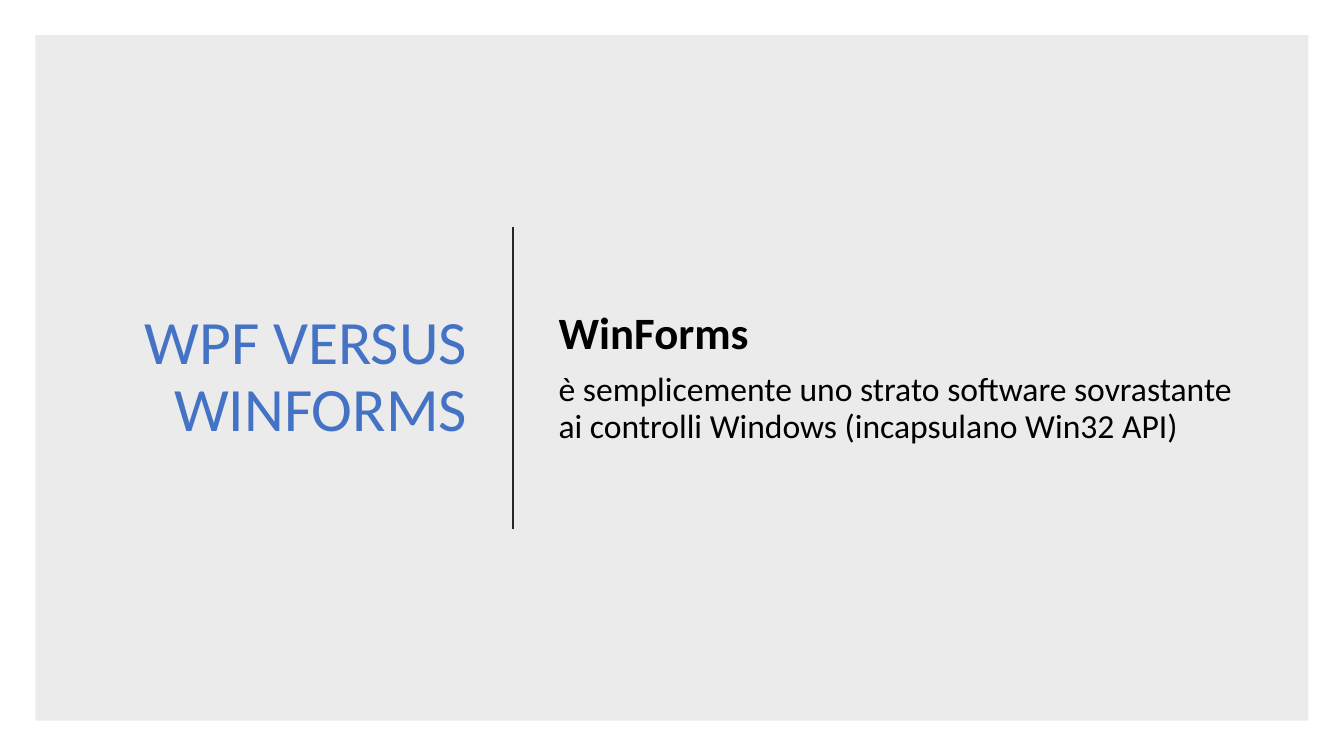
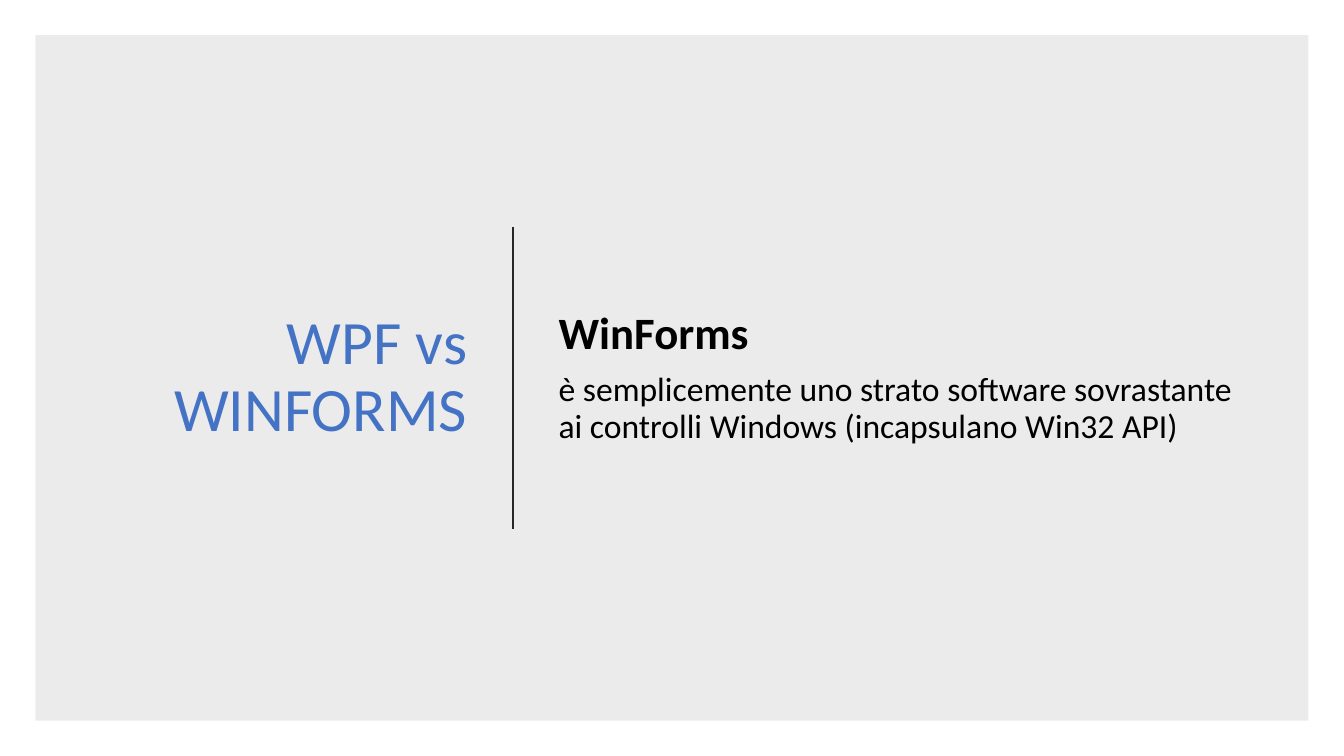
Before and after one commit to danieleromanazzi/wpf-tutorial, a slide deck: slide 9 of wpf-tutorial.pptx (slide 3 before the commit). Drawn at 1344x756 pixels with LibreOffice and Linux fonts; fonts in the diff are those of the drawing. Boxes give left, top, right and bottom in pixels: in the first picture for what was removed or moved away, otherwise in the second. Text is boxed around its words. In the diff, an @@ line names an element or a change of style, - is before the commit and + after.

```diff
--- a/wpf-tutorial.pptx
+++ b/wpf-tutorial.pptx
@@ title at box(174, 324, 468, 432): text changed @@
-WPF VERSUS WINFORMS
+WPF vs WINFORMS
```
Also in this commit, not shown: 3 other slides changed, 19 slides added, 3 slides removed, 1 other file.
